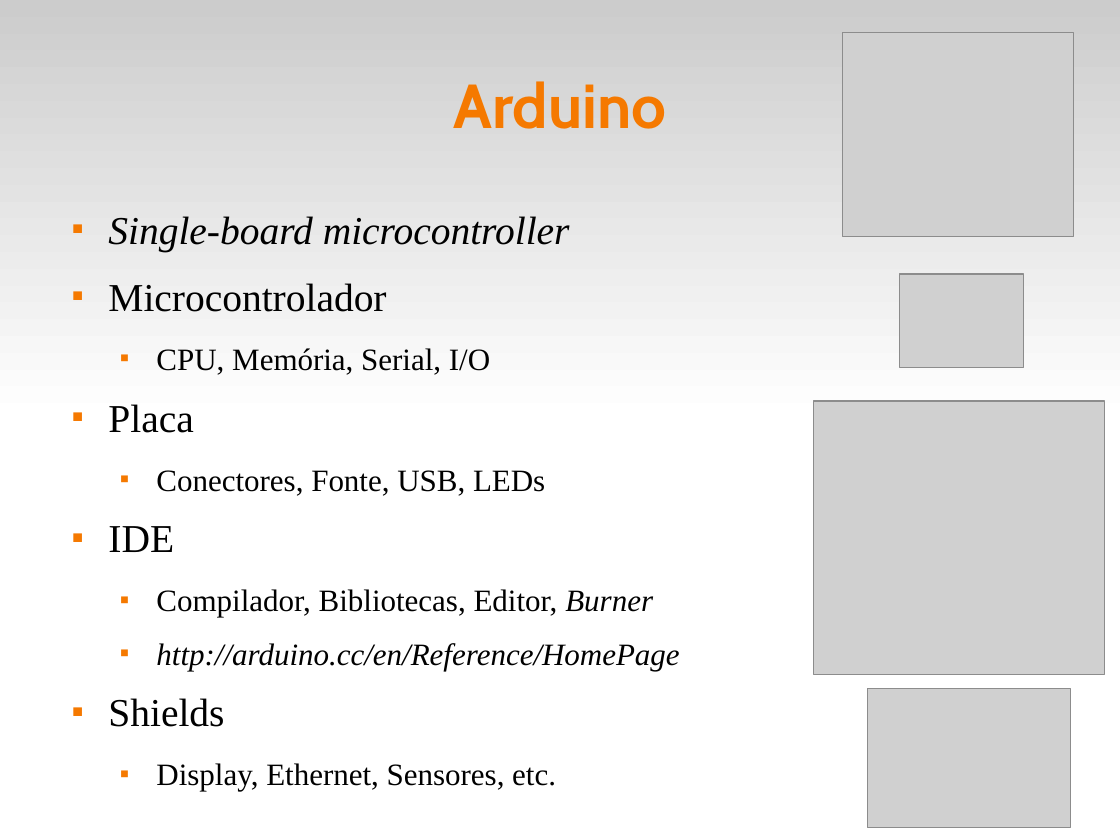
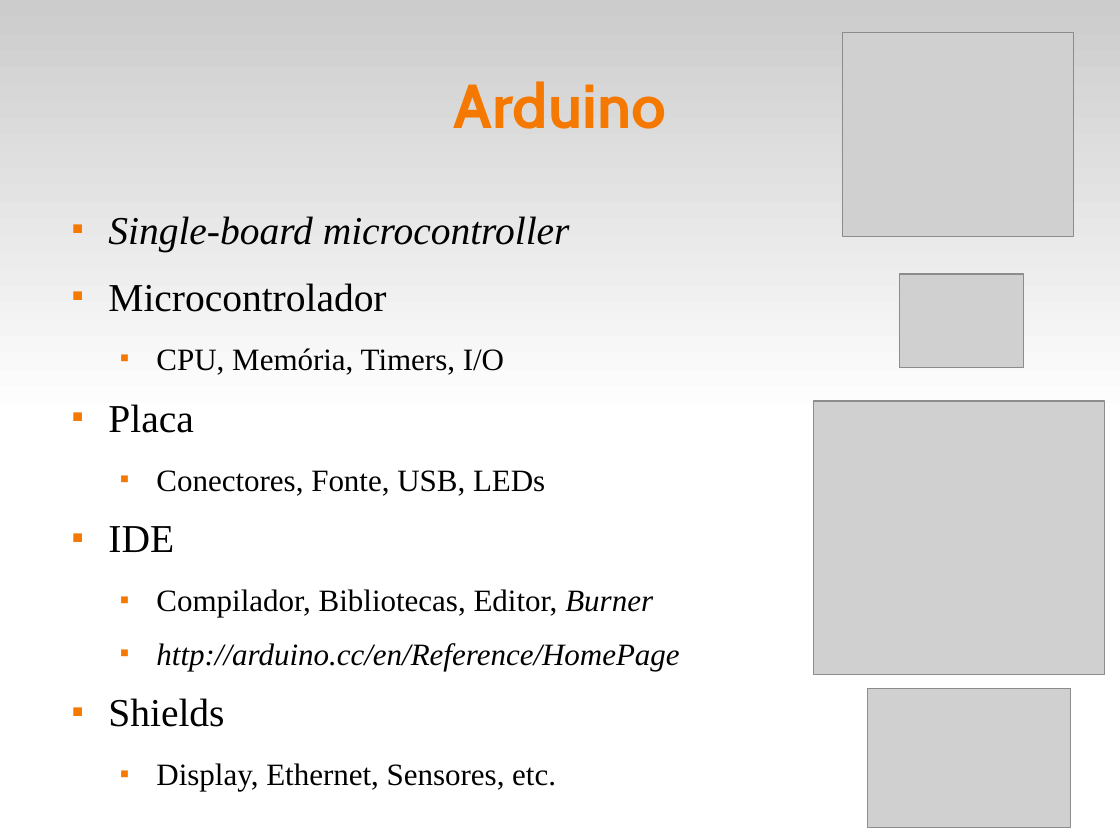
Before and after one commit to fsantanna-uerj/SE, a slide deck: slide 2 of Slides/se-01-arduino.odp. Drawn at 1120x840 pixels with LibreOffice and Linux fonts; fonts in the diff are those of the drawing; grey boxes stand for pictures. Boxes give left, top, right and bottom in pixels: in the first picture for what was removed or moved away, otherwise in the second. Text is boxed around its words. In the diff, an @@ line names an element or a change of style, - is before the commit and + after.

Commit message:
(>) slides

```diff
--- a/Slides/se-01-arduino.odp
+++ b/Slides/se-01-arduino.odp
@@ text at <box>156,348,504,375</box>: text changed @@
-  ■ CPU, Memória, Serial, I/O
+  ■ CPU, Memória, Timers, I/O
```
Also in this commit, not shown: 2 other files.
